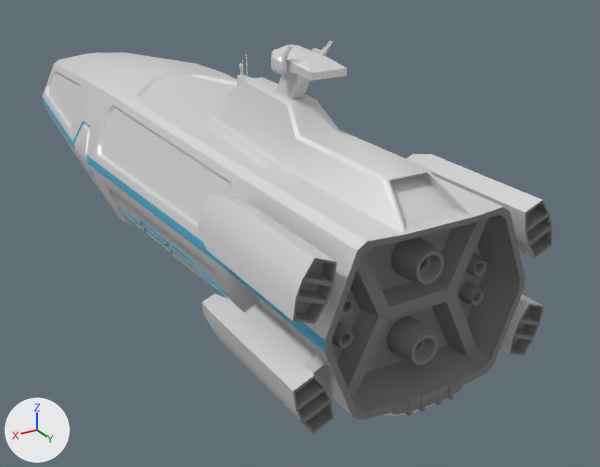
Renders of the Blender file environment/abandoned_spaceship/abandoned_spaceship.blend from each side of a commit.
Rendered twice from a 50 mm camera at (137.0, 306.0, 112.0) aimed at (-27.0, 34.0, -24.0). Lighting does not change. The marker at lower left points along +X, +Y and +Z. The picture after the commit comes second.

In view in the first picture: 'Engine.Big.001', 'Engine.Big.002', 'Engine.Small.001', 'Engine.Small.002', 'Engine.Small.003', 'Engine.Small.004', 'Ship.Body'.
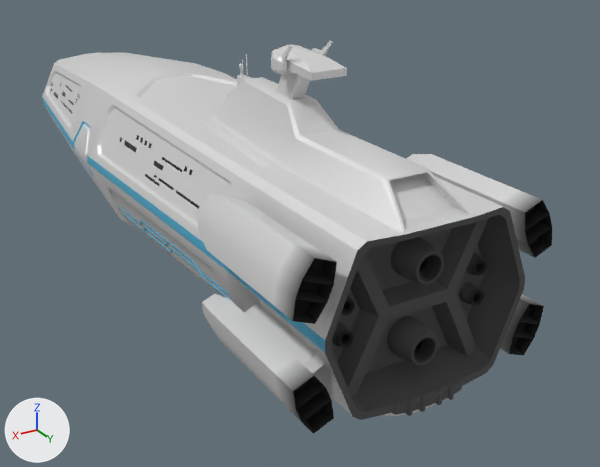
Boxes [x1, y1, x2, y2] around the edits, measured in the pictures (600 x 467 px; the box of a moved part takes in the faces that stretch with it):
'Ship.Body', recoloured, reshaped (darker)
    both: [42, 41, 552, 434]
'Engine.Big.001', recoloured (darker)
    both: [391, 237, 444, 284]
'Engine.Big.002', recoloured (darker)
    both: [387, 316, 438, 365]
'Engine.Small.004', recoloured (darker)
    both: [459, 283, 484, 306]
'Engine.Small.002', recoloured (darker)
    both: [332, 322, 354, 348]
'Engine.Small.003', recoloured (darker)
    both: [466, 253, 487, 276]
'Engine.Small.001', recoloured (grey to black)
    both: [341, 295, 355, 316]
part 1 of me_cube_005, added
    after: [49, 73, 81, 125]
part 2 of me_cube_005, added
    after: [101, 108, 233, 223]
part 3 of me_cube_005, moved or reshaped
    both: [509, 200, 552, 356]

Patch to the scene script:
```diff
--- a/environment/abandoned_spaceship/abandoned_spaceship.blend.py
+++ b/environment/abandoned_spaceship/abandoned_spaceship.blend.py
@@ mat_metal @@
 n0 = _N.new('ShaderNodeBsdfPrincipled'); n0.name = 'Principled BSDF'
 n1 = _N.new('ShaderNodeOutputMaterial'); n1.name = 'Material Output'
+n2 = _N.new('ShaderNodeRGB'); n2.name = 'RGB'
+n2.outputs[0].default_value = (0.8, 0.8, 0.8, 1.0)  # 'Color', white #e7e7e7
+n3 = _N.new('ShaderNodeMix'); n3.name = 'Mix'
+n3.data_type = 'RGBA'
+n3.blend_type = 'MULTIPLY'
+n3.inputs[0].default_value = 1.0  # 'Factor'
+n4 = _N.new('ShaderNodeVertexColor'); n4.name = 'Color Attribute'
+n4.layer_name = 'Colorize'
 _L.new(n0.outputs[0], n1.inputs[0])  # 'BSDF' to 'Surface'
+_L.new(n2.outputs[0], n3.inputs[6])  # 'Color' to 'A'
+_L.new(n3.outputs[2], n0.inputs[0])  # 'Result' to 'Base Color'
+_L.new(n4.outputs[0], n3.inputs[7])  # 'Color' to 'B'
@@ mat_metal_dark @@
 _N = mat_metal_dark.node_tree.nodes; _L = mat_metal_dark.node_tree.links
+n1 = _N.new('ShaderNodeOutputMaterial'); n1.name = 'Material Output'
+n2 = _N.new('ShaderNodeRGB'); n2.name = 'RGB'
+n2.outputs[0].default_value = (0.0993, 0.0993, 0.0993, 1.0)  # 'Color', dark grey #595959
+n3 = _N.new('ShaderNodeMix'); n3.name = 'Mix'
+n3.data_type = 'RGBA'
+n3.blend_type = 'MULTIPLY'
+n3.inputs[0].default_value = 1.0  # 'Factor'
 n0 = _N.new('ShaderNodeBsdfPrincipled'); n0.name = 'Principled BSDF'
@@ mat_metal_dark @@
 n0.subsurface_method = 'RANDOM_WALK_SKIN'
-n0.inputs[0].default_value = (0.257, 0.257, 0.257, 1.0)  # 'Base Color', grey #8b8b8b
 n0.inputs[1].default_value = 0.186  # 'Metallic'
 n0.inputs[2].default_value = 0.941  # 'Roughness'
-n1 = _N.new('ShaderNodeOutputMaterial'); n1.name = 'Material Output'
+n4 = _N.new('ShaderNodeVertexColor'); n4.name = 'Color Attribute'
+n4.layer_name = 'Colorize'
 _L.new(n0.outputs[0], n1.inputs[0])  # 'BSDF' to 'Surface'
+_L.new(n2.outputs[0], n3.inputs[6])  # 'Color' to 'A'
+_L.new(n4.outputs[0], n3.inputs[7])  # 'Color' to 'B'
+_L.new(n3.outputs[2], n0.inputs[0])  # 'Result' to 'Base Color'
@@ me_cube_005 @@
-me_cube_005.from_pydata(...)  # 1181 vertices, 1120 faces; spans x -45.0..45.0, y -154.0..153.0, z -38.0..64.0
+me_cube_005.from_pydata(...)  # 1413 vertices, 1288 faces; spans x -45.0..45.0, y -154.0..153.0, z -38.0..64.0
+# me_cube_005 part 1: 116 vertices added at x -32.0..32.0, y -137.0..-69.0, z 6.0..19.0
+# me_cube_005 part 2: 56 vertices added at x 29.0..34.0, y -8.0..66.0, z 8.0..19.0
+# me_cube_005 part 3: 24 vertices moved from x -44.0..-33.0, y 150.0, z -25.0..25.0 to x -44.0..-33.0, y 149.0, z -25.0..25.0
+# other edits to the shape of me_cube_005 do not show in these pictures
 me_cube_005.materials.append(mat_metal)
@@ me_cube_005 @@
 me_cube_005.materials.append(mat_metal_blue)
+me_cube_005.materials.append(mat_metal_black)  # black #1c1c1c
```
